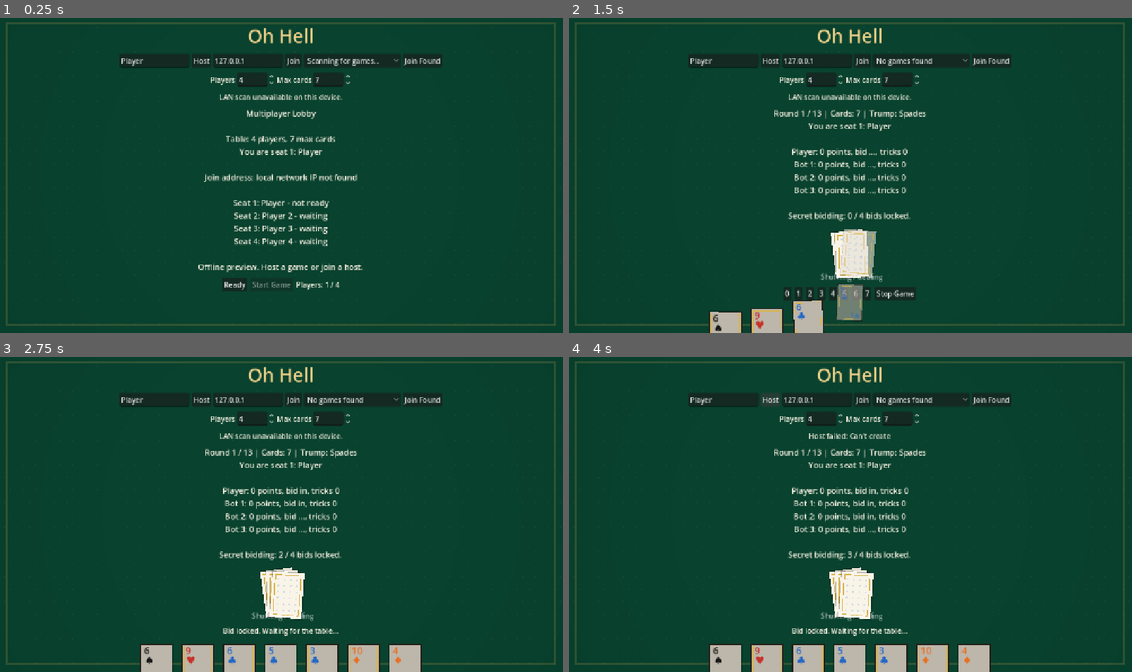
Above: before the commit, frames 1-4 (two rows, left to right).
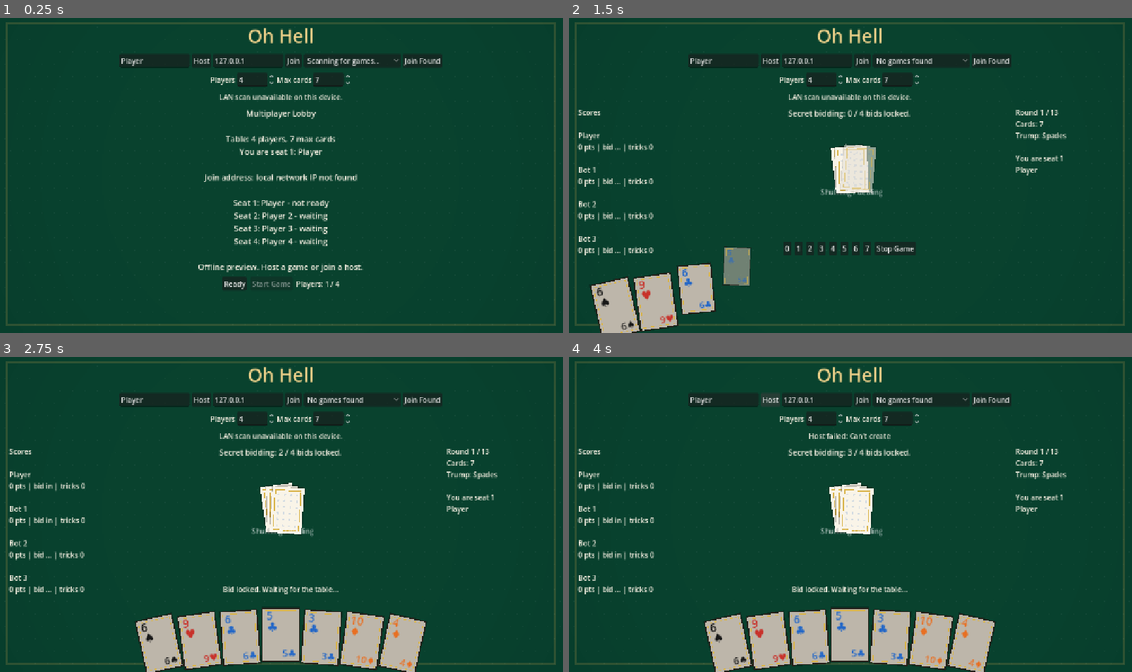
Above: after the commit, the same moments.

Repository: JordanOakFox/oh-hell-godot
Game: Godot game, scene res://scenes/main.tscn
Two runs of this game, one before a commit and one after it. Both use one fixed random seed, a clock stepped at 60 frames per second and the inputs below.
Inputs:
- Up to frame 1 (0.25 s): no input
- Up to frame 2 (1.5 s): click "Ready" at 0.5 s; click "Start Game" at 1.25 s
- Up to frame 3 (2.75 s): click "0" at 2 s
- Up to frame 4 (4 s): tap Enter at 2.75 s; click "Host" at 3.5 s

The runs differ from the first frame. In frame 1, 0.2% of the frame differs, in the area x 39-61%, y 83-87%; in frame 2, 12%, in the area x 1-89%, y 29-100%; in frame 3, 12%; in frame 4, 12%.

Commit message:
Improve play layout with fanned hand

Diff:
--- a/scripts/main.gd
+++ b/scripts/main.gd
@@ -25,8 +25,10 @@
 
 var status_label: Label
 var table_label: Label
+var left_stats_label: Label
+var right_info_label: Label
 var trick_box: HBoxContainer
-var hand_box: HBoxContainer
+var hand_box: Control
 var action_box: HBoxContainer
 var address_input: LineEdit
 var name_input: LineEdit
@@ -150,28 +152,56 @@
 	status_label.add_theme_color_override("font_color", Color("#f7f1e3"))
 	root.add_child(status_label)
 
+	var play_row := HBoxContainer.new()
+	play_row.size_flags_vertical = Control.SIZE_EXPAND_FILL
+	play_row.add_theme_constant_override("separation", 16)
+	root.add_child(play_row)
+
+	left_stats_label = Label.new()
+	left_stats_label.autowrap_mode = TextServer.AUTOWRAP_WORD_SMART
+	left_stats_label.add_theme_font_size_override("font_size", 16)
+	left_stats_label.add_theme_color_override("font_color", Color("#f7f1e3"))
+	left_stats_label.custom_minimum_size = Vector2(240, 0)
+	left_stats_label.size_flags_vertical = Control.SIZE_EXPAND_FILL
+	play_row.add_child(left_stats_label)
+
+	var center_column := VBoxContainer.new()
+	center_column.size_flags_horizontal = Control.SIZE_EXPAND_FILL
+	center_column.size_flags_vertical = Control.SIZE_EXPAND_FILL
+	center_column.add_theme_constant_override("separation", 10)
+	play_row.add_child(center_column)
+
 	table_label = Label.new()
 	table_label.autowrap_mode = TextServer.AUTOWRAP_WORD_SMART
 	table_label.horizontal_alignment = HORIZONTAL_ALIGNMENT_CENTER
 	table_label.add_theme_font_size_override("font_size", 18)
 	table_label.add_theme_color_override("font_color", Color("#f7f1e3"))
-	table_label.custom_minimum_size = Vector2(0, 148)
-	root.add_child(table_label)
+	table_label.custom_minimum_size = Vector2(0, 68)
+	center_column.add_child(table_label)
 
 	trick_box = HBoxContainer.new()
 	trick_box.alignment = BoxContainer.ALIGNMENT_CENTER
 	trick_box.add_theme_constant_override("separation", 18)
 	trick_box.custom_minimum_size = Vector2(0, 124)
-	root.add_child(trick_box)
+	trick_box.size_flags_vertical = Control.SIZE_EXPAND_FILL
+	center_column.add_child(trick_box)
 
 	action_box = HBoxContainer.new()
 	action_box.alignment = BoxContainer.ALIGNMENT_CENTER
 	action_box.add_theme_constant_override("separation", 8)
-	root.add_child(action_box)
-
-	hand_box = HBoxContainer.new()
-	hand_box.alignment = BoxContainer.ALIGNMENT_CENTER
-	hand_box.add_theme_constant_override("separation", 10)
+	center_column.add_child(action_box)
+
+	right_info_label = Label.new()
+	right_info_label.autowrap_mode = TextServer.AUTOWRAP_WORD_SMART
+	right_info_label.add_theme_font_size_override("font_size", 16)
+	right_info_label.add_theme_color_override("font_color", Color("#f7f1e3"))
+	right_info_label.custom_minimum_size = Vector2(240, 0)
+	right_info_label.size_flags_vertical = Control.SIZE_EXPAND_FILL
+	play_row.add_child(right_info_label)
+
+	hand_box = Control.new()
+	hand_box.custom_minimum_size = Vector2(0, 170)
+	hand_box.size_flags_horizontal = Control.SIZE_EXPAND_FILL
 	root.add_child(hand_box)
 
 func _on_host_pressed() -> void:
@@ -384,6 +414,10 @@
 	if view_state["phase"] == "connecting":
 		trick_box.visible = true
 		hand_box.visible = true
+		left_stats_label.visible = false
+		right_info_label.visible = false
+		left_stats_label.text = ""
+		right_info_label.text = ""
 		table_label.text = view_state["message"]
 		_render_trick()
 		_render_actions()
@@ -392,38 +426,48 @@
 	if view_state["phase"] == "lobby":
 		trick_box.visible = false
 		hand_box.visible = false
+		left_stats_label.visible = false
+		right_info_label.visible = false
+		left_stats_label.text = ""
+		right_info_label.text = ""
 		_render_lobby()
 		return
 	if view_state["phase"] == "game_end":
 		trick_box.visible = true
 		hand_box.visible = true
+		left_stats_label.visible = false
+		right_info_label.visible = false
 		_render_game_end()
 		return
 
 	trick_box.visible = true
 	hand_box.visible = true
+	left_stats_label.visible = true
+	right_info_label.visible = true
 	var round_size: int = view_state["sequence"][view_state["round_index"]]
-	var text := "Round %d / %d | Cards: %d | Trump: %s\n" % [
+	right_info_label.text = "Round %d / %d\nCards: %d\nTrump: %s\n\nYou are seat %d\n%s" % [
 		view_state["round_index"] + 1,
 		view_state["sequence"].size(),
 		round_size,
 		GameRules.SUIT_NAMES.get(view_state["trump"], view_state["trump"]),
+		my_seat + 1,
+		view_state["names"][my_seat],
 	]
-	text += "You are seat %d: %s\n\n" % [my_seat + 1, view_state["names"][my_seat]]
+	var stats_text := "Scores\n\n"
 	for i in range(view_state["num_players"]):
 		var bid_text := "?"
 		if view_state["phase"] == "bidding":
 			bid_text = "in" if view_state["bid_submitted"][i] else "..."
 		elif view_state["bids"][i] != null:
 			bid_text = str(view_state["bids"][i])
-		text += "%s: %d points, bid %s, tricks %d\n" % [
+		stats_text += "%s\n%d pts | bid %s | tricks %d\n\n" % [
 			view_state["names"][i],
 			view_state["scores"][i],
 			bid_text,
 			view_state["tricks_won"][i],
 		]
-	text += "\n%s" % view_state["message"]
-	table_label.text = text
+	left_stats_label.text = stats_text.strip_edges()
+	table_label.text = view_state["message"]
 
 	_render_trick()
 	_render_actions()
@@ -440,6 +484,8 @@
 	for row in view_state["standings"]:
 		text += "%d. %s - %d\n" % [int(row["place"]), row["name"], int(row["score"])]
 	text += "\n%s" % view_state["message"]
+	left_stats_label.text = ""
+	right_info_label.text = ""
 	table_label.text = text
 	_render_trick()
 	_render_actions()
@@ -458,6 +504,8 @@
 	}
 
 func _render_lobby() -> void:
+	left_stats_label.text = ""
+	right_info_label.text = ""
 	var text := "Multiplayer Lobby\n\n"
 	text += "Table: %d players, %d max cards\n" % [view_state["num_players"], view_state["max_cards"]]
 	text += "You are seat %d: %s\n\n" % [my_seat + 1, view_state["names"][my_seat]]
@@ -593,20 +641,27 @@
 	for child in hand_box.get_children():
 		child.queue_free()
 
+	var count := local_hand.size()
+	var hand_width := maxf(hand_box.size.x, 720.0)
+	var center_x := hand_width * 0.5
+	var spread := 0.0
+	if count > 1:
+		spread = clampf((hand_width - 140.0) / float(count - 1), 48.0, 92.0)
+
 	for i in range(local_hand.size()):
 		var card: Dictionary = local_hand[i]
-		var slot := Control.new()
-		slot.custom_minimum_size = Vector2(84, 118)
-		hand_box.add_child(slot)
-
 		var button = CardButtonScript.new()
 		button.setup(card)
 		button.disabled = view_state["phase"] != "playing" or view_state["active_player"] != my_seat or not GameRules.is_legal_card(local_hand, view_state["led_suit"], card)
 		button.set_meta("card", card)
 		button.pressed.connect(_on_card_button_pressed.bind(button))
-		button.position = Vector2(5, 6)
+		var offset := float(i) - (float(count - 1) * 0.5)
+		var arc_y := 26.0 + absf(offset) * 7.0
+		button.position = Vector2(center_x - 37.0 + offset * spread, arc_y)
+		button.scale = Vector2(1.16, 1.16)
+		button.rotation_degrees = offset * 4.2
 		button.pivot_offset = Vector2(37, 53)
-		slot.add_child(button)
+		hand_box.add_child(button)
 		if should_deal_animate:
 			_animate_card_dealt(button, i)
 
@@ -662,6 +717,8 @@
 
 func _animate_card_dealt(button: Control, index: int) -> void:
 	var target_position := button.position
+	var target_scale := button.scale
+	var target_rotation := button.rotation_degrees
 	button.position = target_position + Vector2(0, -86)
 	button.scale = Vector2(0.72, 0.72)
 	button.rotation_degrees = rng.randf_range(-14.0, 14.0)
@@ -673,8 +730,8 @@
 	tween.tween_interval(index * 0.055)
 	tween.tween_property(button, "modulate:a", 1.0, 0.12)
 	tween.parallel().tween_property(button, "position", target_position, 0.34)
-	tween.parallel().tween_property(button, "scale", Vector2.ONE, 0.34)
-	tween.parallel().tween_property(button, "rotation_degrees", 0.0, 0.34)
+	tween.parallel().tween_property(button, "scale", target_scale, 0.34)
+	tween.parallel().tween_property(button, "rotation_degrees", target_rotation, 0.34)
 
 func _hand_signature(hand: Array) -> String:
 	var parts: Array = []
